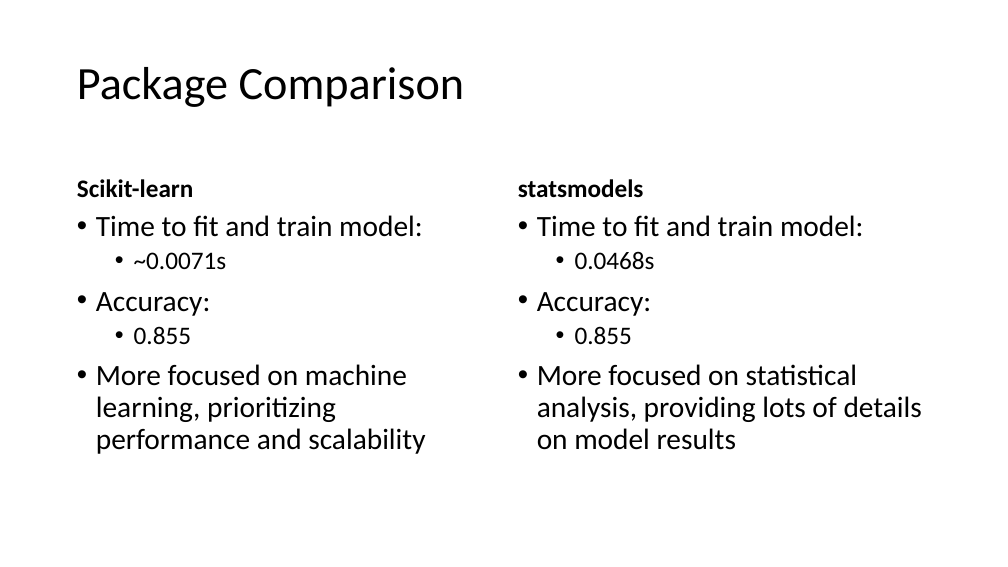
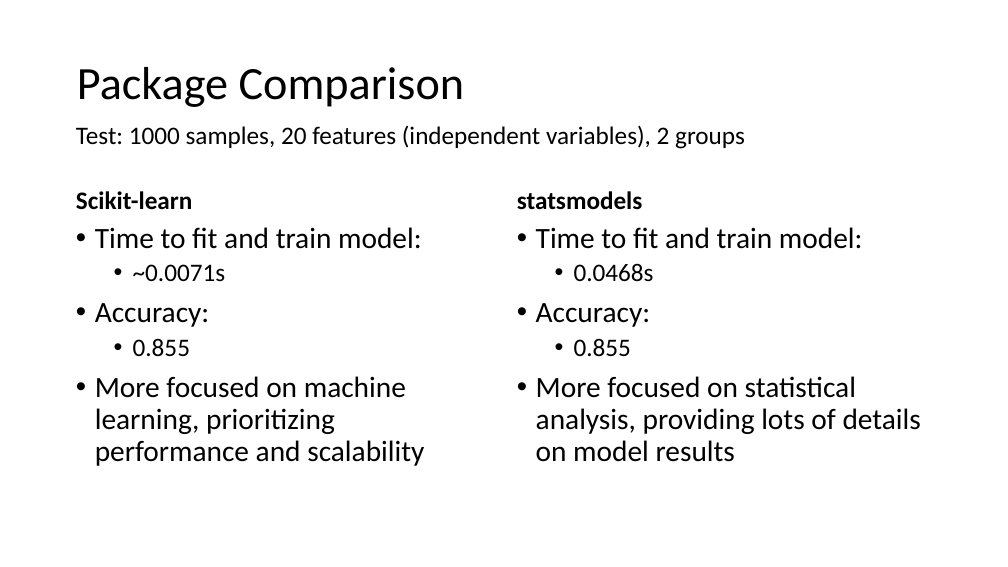
Before and after one commit to parvatijay2901/Live-Lite, a slide deck: slide 4 of docs/Technology Reviews.pptx. Drawn at 1008x567 pixels with LibreOffice and Linux fonts; fonts in the diff are those of the drawing. Boxes give left, top, right and bottom in pixels: in the first picture for what was removed or moved away, otherwise in the second. Text is boxed around its words. In the diff, an @@ line names an element or a change of style, - is before the commit and + after.

Commit message:
add test description to technology review ppt.

```diff
--- a/docs/Technology Reviews.pptx
+++ b/docs/Technology Reviews.pptx
@@ text added at <box>76,125,745,149</box>, 24 pt, text #000000 @@
+Test: 1000 samples, 20 features (independent variables), 2 groups
@@ 4 texts: place and size @@
-4 texts at <box>77,179,922,454</box>
+4 texts at <box>76,191,921,466</box>
```
